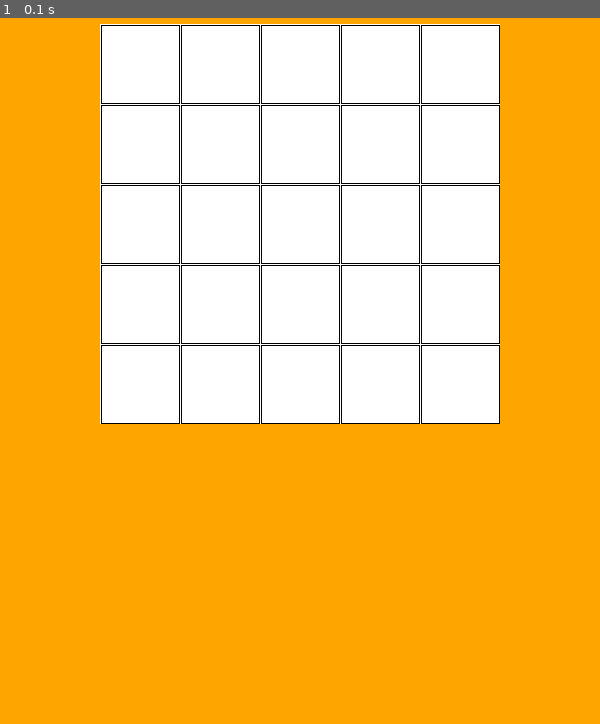
Above: before the commit, frame 1.
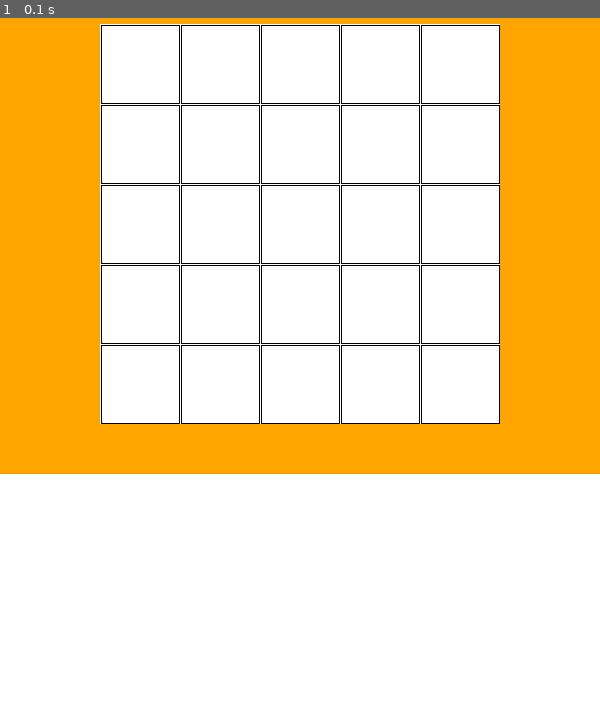
Above: after the commit, the same moment.

Repository: qwe-png/pygame-project-yandex
Game: pygame game, started from main.py
Same seed, same stepped clock (60 frames per second), same inputs: the game is played once before the commit and once after it.
Inputs:
- Up to frame 1 (0.1 s): no input

The runs differ from the first frame. In frame 1, 35% of the frame differs, in the area x 0-100%, y 64-100%.

Commit message:
Добавлено поле хранения башен

Diff:
--- a/main.py
+++ b/main.py
@@ -55,6 +55,8 @@
                 pygame.draw.rect(screen, w, (x * cs + self.left, y * cs + self.top, cs, cs), 0)
                 pygame.draw.rect(screen, pygame.Color(0, 0, 0), (x * cs + self.left + 1, y * cs + self.top + 1, cs - 1, cs - 1), 1)
 
+        pygame.draw.rect(screen, (255, 255, 255), (0, 550, 600, 300), 0)
+
 
     def get_cell(self, mouse_pos):
         x = math.ceil((mouse_pos[0] - self.left) / self.cell_size) - 1
@@ -89,6 +91,7 @@
 board = Board(x, y)
 board.set_view(100, 100, 80)
 
+
 while True:
 
     for event in pygame.event.get():
